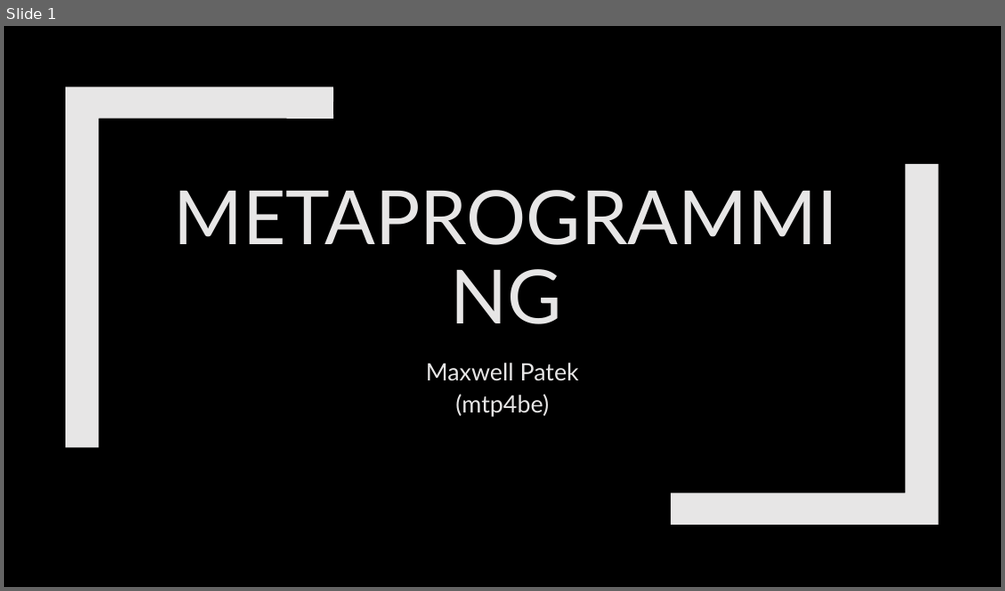
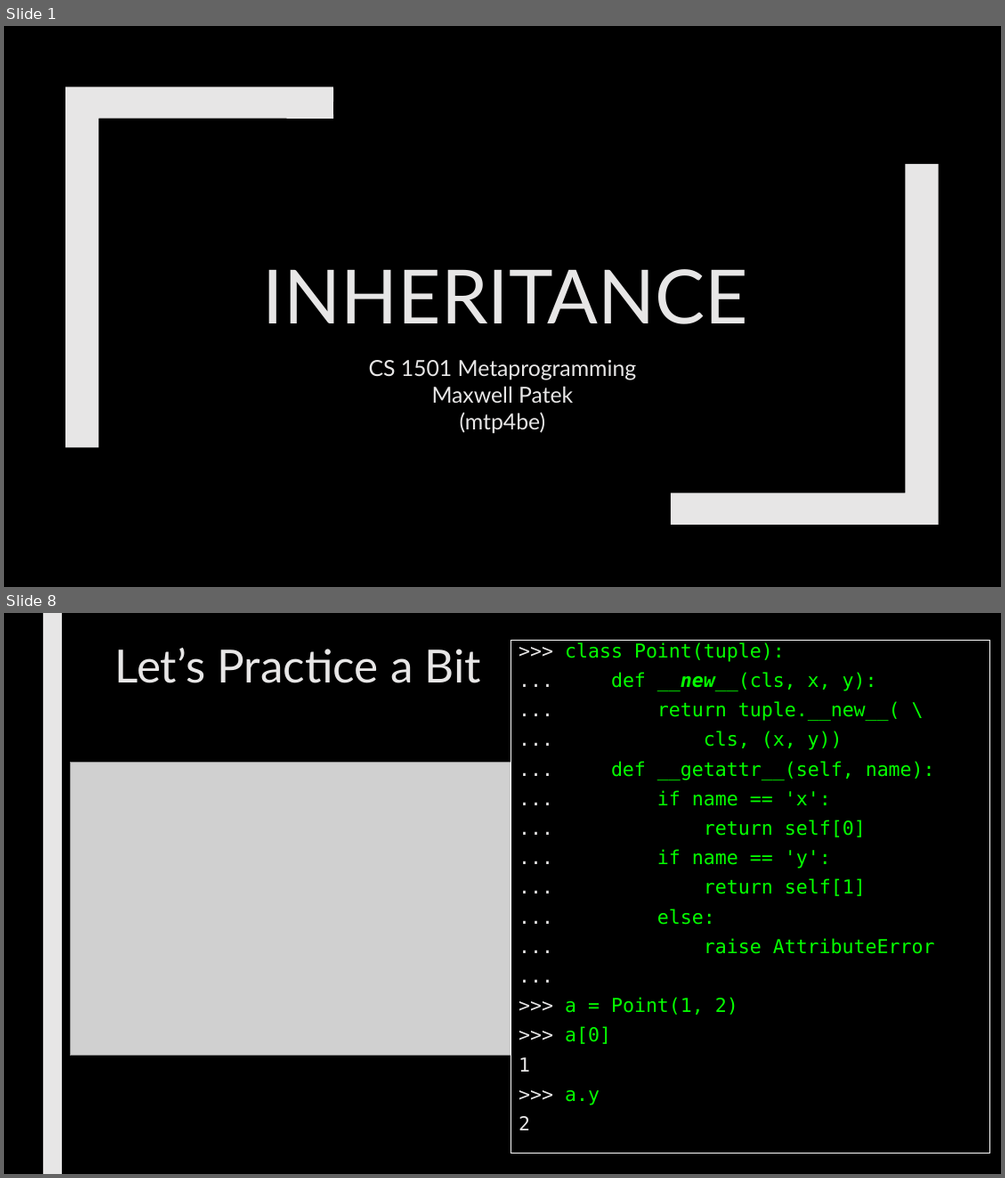
Before and after one commit to max7patek/metaprogramming, a slide deck: slides/01-PythonInheritance.pptx. Shown one above the other, each under a label of ours: slide 1 before the commit, slides 1 and 8 after it; the slides between them are not shown. The pictures are 1005x591 and 1005x1178 pixels, drawn with LibreOffice and Linux fonts; fonts in the diff are those of the drawing; grey boxes stand for pictures. Boxes give left, top, right and bottom in pixels: in the first picture for what was removed or moved away, otherwise in the second. Text is boxed around its words. In the diff, an @@ line names an element or a change of style, - is before the commit and + after.

Commit message:
started inheritance slide set

```diff
--- a/slides/01-PythonInheritance.pptx
+++ b/slides/01-PythonInheritance.pptx
@@ slide 8 added at box(4, 613, 1001, 1174), background #000000 @@
@@ rectangle added at box(43, 613, 62, 1174), fill #E7E6E6 @@
@@ title added at box(115, 648, 481, 683), 44 pt, text #E7E6E6 @@
+Let’s Practice a Bit
@@ rectangle added at box(511, 641, 989, 1153), outline #FFFFFF 0.75 pt, 18.5 pt, text #05FF00 @@
+>>> class Point(tuple):
+... def __new__(cls, x, y):
+... return tuple.__new__( \
+... cls, (x, y))
+... def __getattr__(self, name):
+... if name == 'x':
+... return self[0]
+... if name == 'y':
+... return self[1]
+... else:
+... raise AttributeError
+...
+>>> a = Point(1, 2)
+>>> a[0]
+1
+>>> a.y
+2
@@ picture added at box(70, 762, 511, 1055) @@
@@ slide 1 changed as well @@
@@ title at box(263, 269, 748, 324): text changed @@
-METAPROGRAMMING
+INHERITANCE
@@ subtitle at box(369, 360, 637, 380): paragraph added @@
+CS 1501 Metaprogramming
@@ subtitle at box(432, 386, 573, 434): size 23 to 21.3 pt in "Maxwell Patek", "(mtp4be)"; line spacing 1.12 to 1.02 @@
```
Also in this commit, not shown: 9 other slides added, 16 slides removed.
